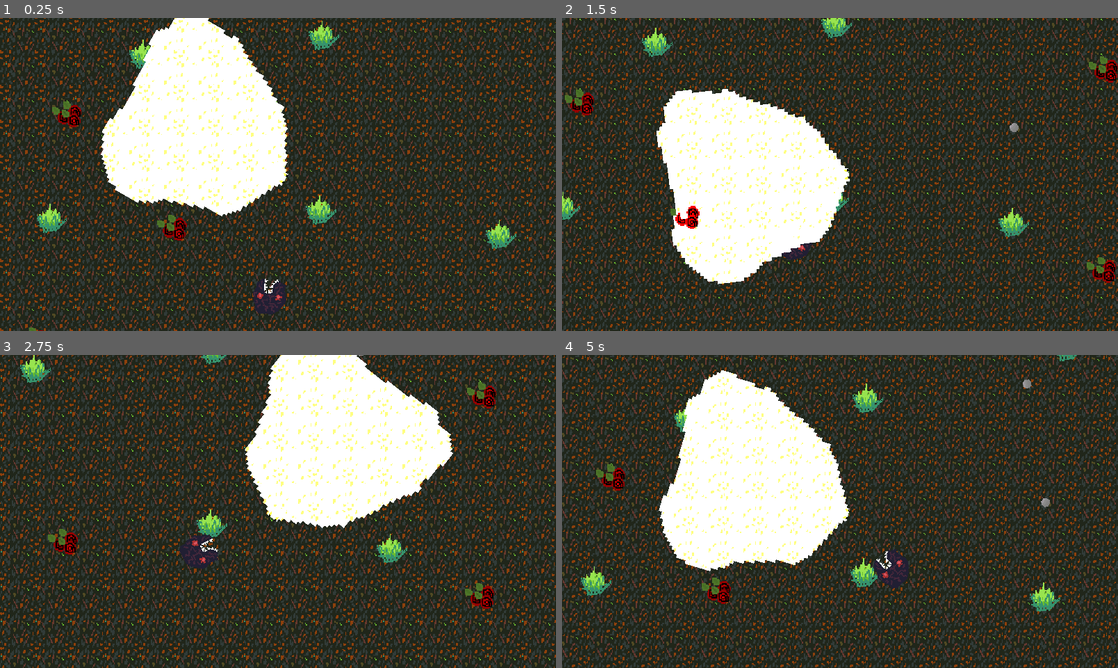
Above: before the commit, frames 1-4 (two rows, left to right).
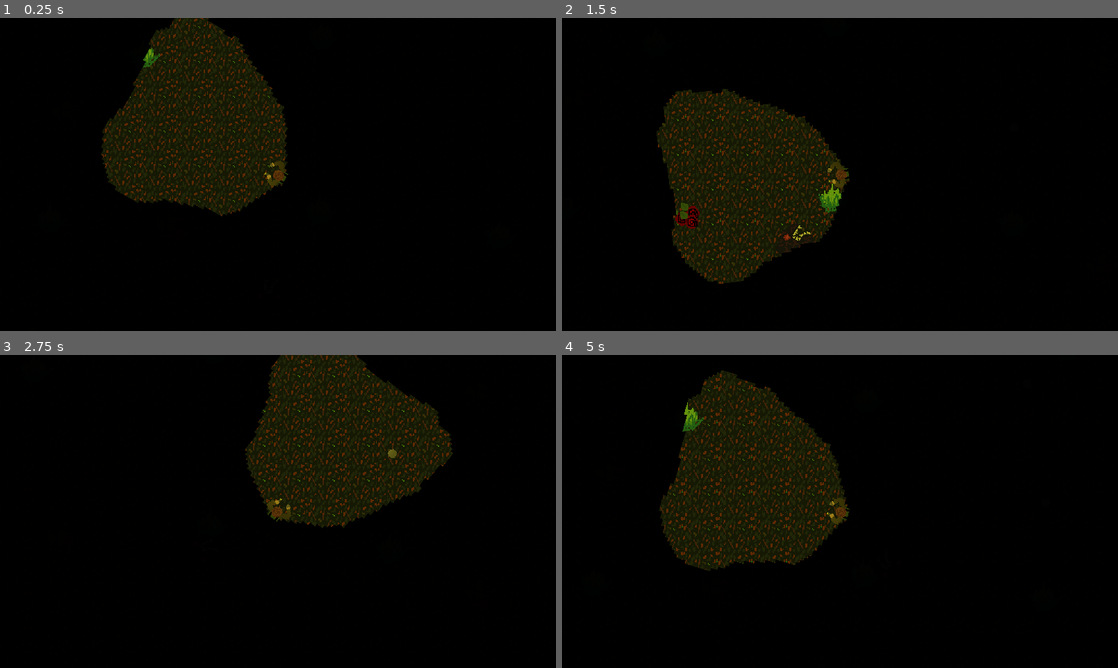
Above: after the commit, the same moments.

Repository: JMWProductions/mysterious-forest
Game: Godot game, scene res://scenes/World.tscn
Two runs of this game, one before a commit and one after it. Both use one fixed random seed, a clock stepped at 60 frames per second and the inputs below.
Inputs (mouse positions are in pixels of both pictures, inside the frame that each line leads up to):
- Up to frame 1 (0.25 s): no input
- Up to frame 2 (1.5 s): move the mouse to (962, 158) at 0.52 s; hold D (move_right) 0.53-1.28 s; click (962, 158) at 0.6 s; move the mouse to (728, 190) at 1.27 s; hold S (move_down) from 1.28 s (still down); click (728, 190) at 1.35 s
- Up to frame 3 (2.75 s): move the mouse to (333, 442) at 2.02 s; release S (move_down) at 2.03 s; hold D (move_right) from 2.03 s (still down); click (333, 442) at 2.1 s
- Up to frame 4 (5 s): move the mouse to (812, 574) at 2.77 s; release D (move_right) at 2.78 s; hold W (move_up) 2.78-3.53 s; click (812, 574) at 2.85 s; move the mouse to (1006, 558) at 3.52 s; hold A (move_left) from 3.53 s (still down); click (1006, 558) at 3.6 s; move the mouse to (673, 464) at 4.27 s; click (673, 464) at 4.35 s

The runs differ from the first frame. In frame 1, 100% of the frame differs, in the area x 0-100%, y 0-100%; in frame 2, 100%; in frame 3, 100%; in frame 4, 100%.

Commit message:
Added map changes

Diff:
--- a/scenes/World.tscn
+++ b/scenes/World.tscn
@@ -10,15 +10,17 @@
 [ext_resource path="res://scenes/DARKNESS.tscn" type="PackedScene" id=8]
 [ext_resource path="res://scenes/Collectible.tscn" type="PackedScene" id=9]
 [ext_resource path="res://images/krzak rozy.png" type="Texture" id=10]
+[ext_resource path="res://images/pine.png" type="Texture" id=11]
 
 [node name="World" type="Node2D"]
+modulate = Color( 0.0156863, 0.0156863, 0.0156863, 1 )
 self_modulate = Color( 0, 0, 0, 1 )
 light_mask = -2147483647
 position = Vector2( 0.694992, -2.58977 )
 script = ExtResource( 4 )
 
 [node name="Tile" type="Sprite" parent="."]
-position = Vector2( -768.695, -863.305 )
+position = Vector2( -807.384, -643.552 )
 texture = ExtResource( 5 )
 centered = false
 region_enabled = true
@@ -462,3 +464,171 @@
 [node name="krzak rozy17" type="Sprite" parent="."]
 position = Vector2( 1107.39, -235.349 )
 texture = ExtResource( 10 )
+
+[node name="pine" type="Sprite" parent="."]
+position = Vector2( -504.896, 415.315 )
+texture = ExtResource( 11 )
+
+[node name="pine2" type="Sprite" parent="."]
+position = Vector2( -551.161, 628.135 )
+texture = ExtResource( 11 )
+
+[node name="pine3" type="Sprite" parent="."]
+position = Vector2( -329.087, 692.907 )
+texture = ExtResource( 11 )
+
+[node name="pine4" type="Sprite" parent="."]
+position = Vector2( -582.621, 789.139 )
+texture = ExtResource( 11 )
+
+[node name="pine5" type="Sprite" parent="."]
+position = Vector2( -123.669, 589.272 )
+texture = ExtResource( 11 )
+
+[node name="pine6" type="Sprite" parent="."]
+position = Vector2( -171.785, 459.729 )
+texture = ExtResource( 11 )
+
+[node name="pine7" type="Sprite" parent="."]
+position = Vector2( -131.072, 328.336 )
+texture = ExtResource( 11 )
+
+[node name="pine8" type="Sprite" parent="."]
+position = Vector2( -275.42, 233.955 )
+texture = ExtResource( 11 )
+
+[node name="pine9" type="Sprite" parent="."]
+position = Vector2( 59.5415, 382.004 )
+texture = ExtResource( 11 )
+
+[node name="pine10" type="Sprite" parent="."]
+position = Vector2( 118.761, 535.605 )
+texture = ExtResource( 11 )
+
+[node name="pine11" type="Sprite" parent="."]
+position = Vector2( 63.2428, 766.931 )
+texture = ExtResource( 11 )
+
+[node name="pine12" type="Sprite" parent="."]
+position = Vector2( 450.021, 755.828 )
+texture = ExtResource( 11 )
+
+[node name="pine13" type="Sprite" parent="."]
+position = Vector2( 405.606, 461.58 )
+texture = ExtResource( 11 )
+
+[node name="pine14" type="Sprite" parent="."]
+position = Vector2( 623.979, 493.04 )
+texture = ExtResource( 11 )
+
+[node name="pine15" type="Sprite" parent="."]
+position = Vector2( 642.485, 320.933 )
+texture = ExtResource( 11 )
+
+[node name="pine16" type="Sprite" parent="."]
+position = Vector2( 684.981, 754.707 )
+texture = ExtResource( 11 )
+
+[node name="pine17" type="Sprite" parent="."]
+position = Vector2( 855.386, 663.825 )
+texture = ExtResource( 11 )
+
+[node name="pine18" type="Sprite" parent="."]
+position = Vector2( 1028.06, 538.861 )
+texture = ExtResource( 11 )
+
+[node name="pine19" type="Sprite" parent="."]
+position = Vector2( 1087.14, 309.382 )
+texture = ExtResource( 11 )
+
+[node name="pine20" type="Sprite" parent="."]
+position = Vector2( 934.909, 152.609 )
+texture = ExtResource( 11 )
+
+[node name="pine21" type="Sprite" parent="."]
+position = Vector2( 682.709, 27.6456 )
+texture = ExtResource( 11 )
+
+[node name="pine22" type="Sprite" parent="."]
+position = Vector2( 550.929, -138.215 )
+texture = ExtResource( 11 )
+
+[node name="pine23" type="Sprite" parent="."]
+position = Vector2( 87.4273, -292.716 )
+texture = ExtResource( 11 )
+
+[node name="pine24" type="Sprite" parent="."]
+position = Vector2( -232.934, -304.076 )
+texture = ExtResource( 11 )
+
+[node name="pine25" type="Sprite" parent="."]
+position = Vector2( -569.2, -229.098 )
+texture = ExtResource( 11 )
+
+[node name="pine26" type="Sprite" parent="."]
+position = Vector2( -666.899, -485.842 )
+texture = ExtResource( 11 )
+
+[node name="pine27" type="Sprite" parent="."]
+position = Vector2( -428.332, -649.431 )
+texture = ExtResource( 11 )
+
+[node name="pine28" type="Sprite" parent="."]
+position = Vector2( -653.267, -740.313 )
+texture = ExtResource( 11 )
+
+[node name="pine29" type="Sprite" parent="."]
+position = Vector2( -155.684, -763.034 )
+texture = ExtResource( 11 )
+
+[node name="pine30" type="Sprite" parent="."]
+position = Vector2( -21.632, -617.622 )
+texture = ExtResource( 11 )
+
+[node name="pine31" type="Sprite" parent="."]
+position = Vector2( 141.957, -690.328 )
+texture = ExtResource( 11 )
+
+[node name="pine32" type="Sprite" parent="."]
+position = Vector2( 444.142, -547.188 )
+texture = ExtResource( 11 )
+
+[node name="pine33" type="Sprite" parent="."]
+position = Vector2( 573.65, -776.667 )
+texture = ExtResource( 11 )
+
+[node name="pine34" type="Sprite" parent="."]
+position = Vector2( 560.017, -619.894 )
+texture = ExtResource( 11 )
+
+[node name="pine35" type="Sprite" parent="."]
+position = Vector2( 784.952, -660.791 )
+texture = ExtResource( 11 )
+
+[node name="pine36" type="Sprite" parent="."]
+position = Vector2( 873.563, -451.761 )
+texture = ExtResource( 11 )
+
+[node name="pine37" type="Sprite" parent="."]
+position = Vector2( 616.819, -306.348 )
+texture = ExtResource( 11 )
+
+[node name="pine38" type="Sprite" parent="."]
+position = Vector2( 932.637, -292.716 )
+texture = ExtResource( 11 )
+
+[node name="pine39" type="Sprite" parent="."]
+position = Vector2( 1039.42, -156.392 )
+texture = ExtResource( 11 )
+
+[node name="pine40" type="Sprite" parent="."]
+position = Vector2( 1212.1, -490.386 )
+texture = ExtResource( 11 )
+
+[node name="pine41" type="Sprite" parent="."]
+position = Vector2( 1012.16, -783.483 )
+texture = ExtResource( 11 )
+
+[node name="pine42" type="Sprite" parent="."]
+position = Vector2( -614.642, 118.528 )
+texture = ExtResource( 11 )
Not shown: 1 places in scenes/World.tscn that only renumber resources
